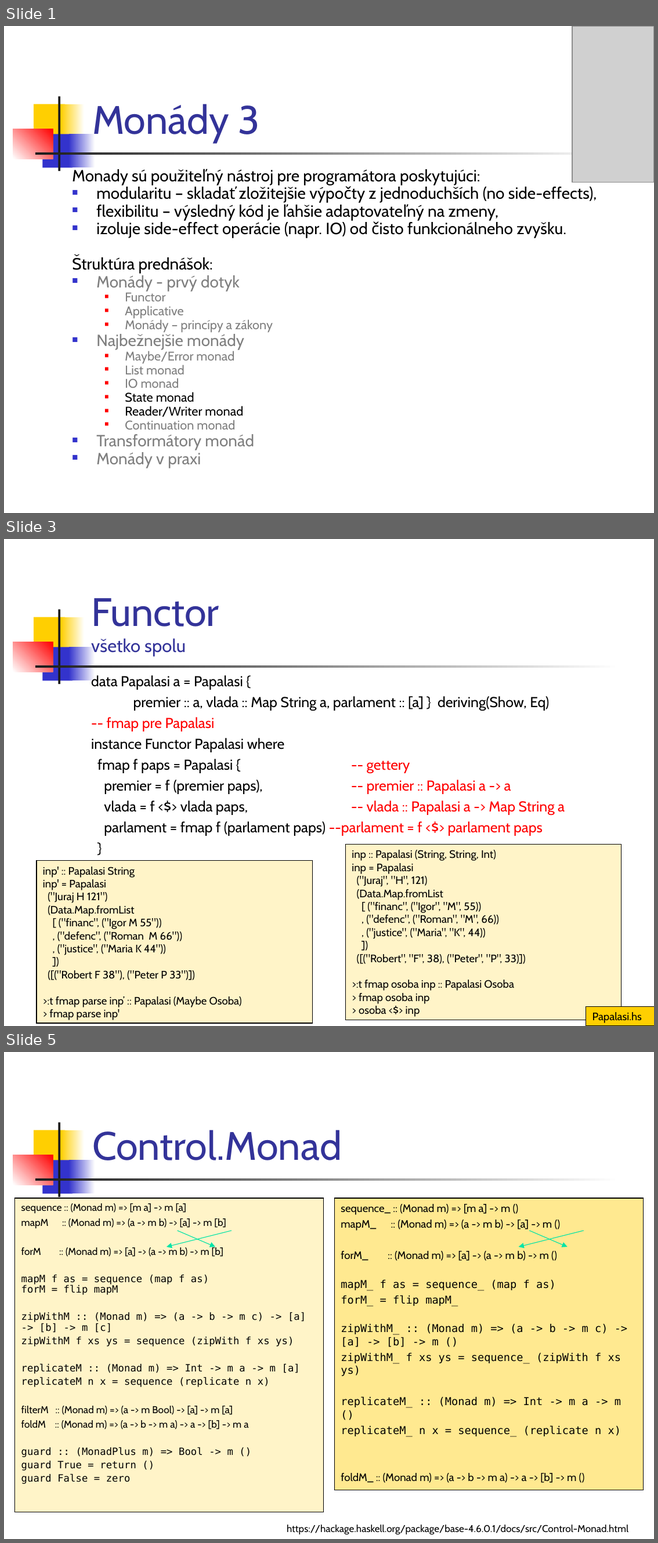
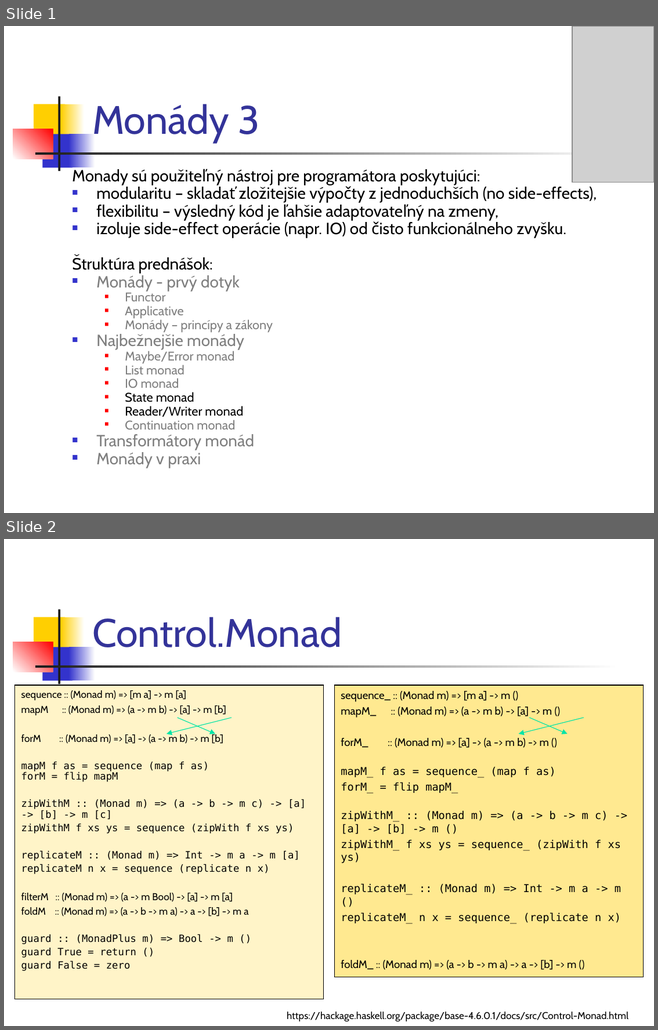
Before and after one commit to Funkcionalne/Prednasky, a slide deck: 13/13_fpro.ppt. Shown one above the other, each under a label of ours: slides 1, 3 and 5 before the commit, slides 1 and 2 after it; the slides between them are not shown. The pictures are 658x1543 and 658x1030 pixels, drawn with LibreOffice and Linux fonts; fonts in the diff are those of the drawing; grey boxes stand for pictures. Boxes give left, top, right and bottom in pixels: in the first picture for what was removed or moved away, otherwise in the second. Text is boxed around its words. In the diff, an @@ line names an element or a change of style, - is before the commit and + after.

```diff
--- a/13/13_fpro.ppt
+++ b/13/13_fpro.ppt
@@ slide 3 removed at (4, 539, 654, 1026), background #FFFFFF; not listed: 7 template elements that a slide beside it also shows @@
@@ text removed at (91, 598, 219, 656) @@
-Functor
-všetko spolu
@@ text removed at (91, 675, 564, 836) @@
-data Papalasi a = Papalasi {
-premier :: a, vlada :: Map String a, parlament :: [a] } deriving(Show, Eq)
--- fmap pre Papalasi
-instance Functor Papalasi where
-fmap f paps = Papalasi { -- gettery
-premier = f (premier paps), -- premier :: Papalasi a -> a
-vlada = f <$> vlada paps, -- vlada :: Papalasi a -> Map String a
-parlament = fmap f (parlament paps) --parlament = f <$> parlament paps
-}
@@ rectangle removed at (345, 844, 621, 1020) @@
-inp :: Papalasi (String, String, Int)
-inp = Papalasi
-("Juraj", "H", 121)
-(Data.Map.fromList
-[ ("financ", ("Igor", "M", 55))
-, ("defenc", ("Roman", "M", 66))
-, ("justice", ("Maria", "K", 44))
-])
-([("Robert", "F", 38), ("Peter", "P", 33)])
->:t fmap osoba inp :: Papalasi Osoba
-> fmap osoba inp
-> osoba <$> inp
@@ rectangle removed at (36, 860, 313, 1023) @@
-inp' :: Papalasi String
-inp' = Papalasi
-("Juraj H 121")
-(Data.Map.fromList
-[ ("financ", ("Igor M 55"))
-, ("defenc", ("Roman M 66"))
-, ("justice", ("Maria K 44"))
-])
-([("Robert F 38"), ("Peter P 33")])
->:t fmap parse inp’ :: Papalasi (Maybe Osoba)
-> fmap parse inp'
@@ rectangle removed at (585, 1006, 654, 1026) @@
-Papalasi.hs
@@ what was slide 5 is now slide 2 @@
```
Also in this commit, not shown: 5 slides changed, 5 other slides removed, 8 other files.
